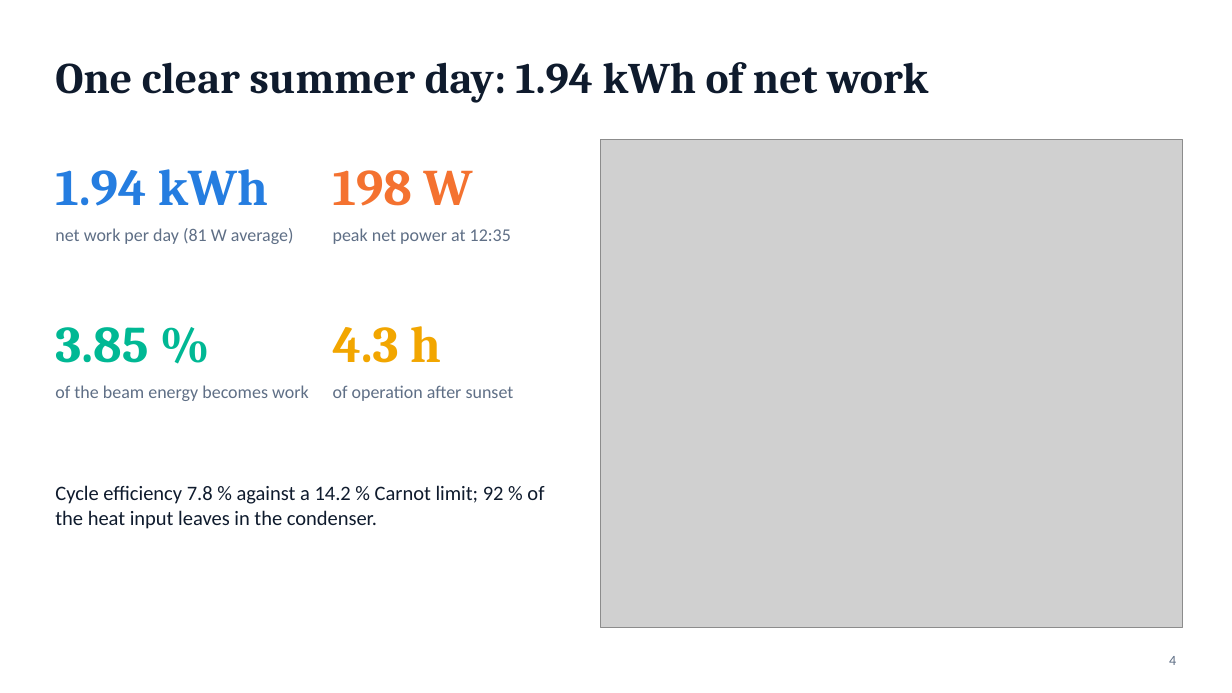
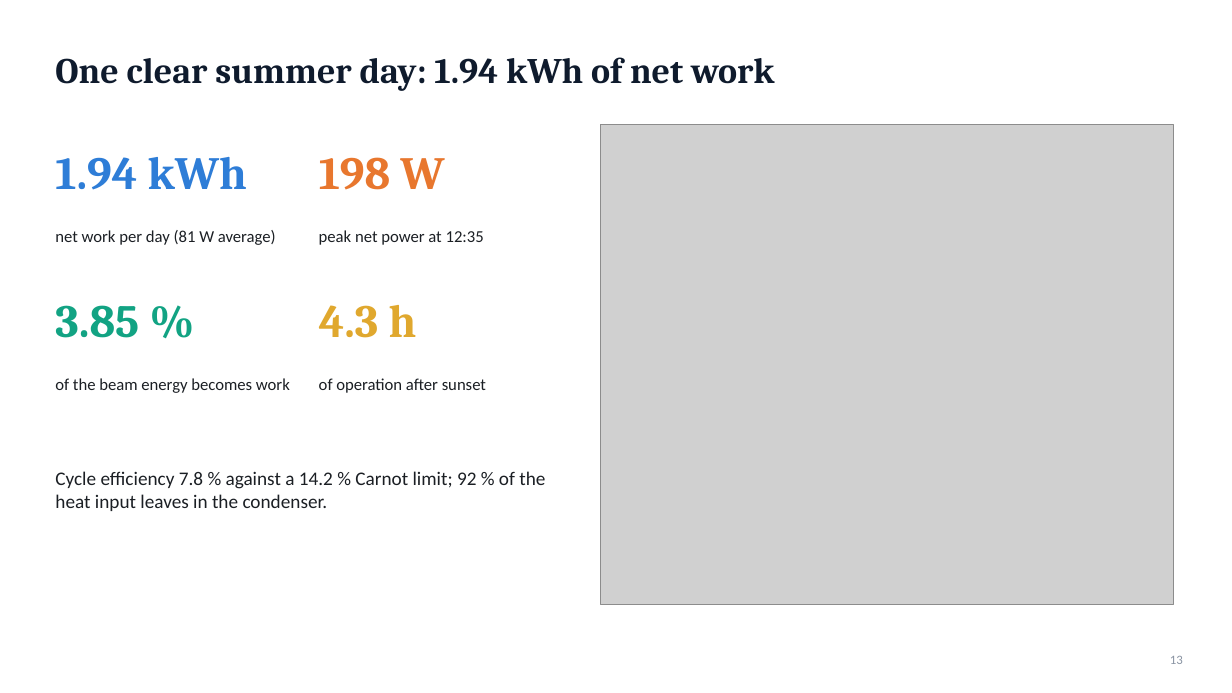
Before and after one commit to markwusc/301finalproject, a slide deck: slide 13 of presentation/Solar_Rankine_Lab_Presentation.pptx (slide 4 before the commit). Drawn at 1232x693 pixels with LibreOffice and Linux fonts; fonts in the diff are those of the drawing; grey boxes stand for pictures. Boxes give left, top, right and bottom in pixels: in the first picture for what was removed or moved away, otherwise in the second. Text is boxed around its words. In the diff, an @@ line names an element or a change of style, - is before the commit and + after.

```diff
--- a/presentation/Solar_Rankine_Lab_Presentation.pptx
+++ b/presentation/Solar_Rankine_Lab_Presentation.pptx
@@ title "One clear summer day: 1.94 ..." at bbox=[55, 57, 774, 91]: size 34 to 28 pt @@
@@ text "1.94 kWh": place and size @@
-text "1.94 kWh" at bbox=[55, 169, 268, 206]
+text "1.94 kWh" at bbox=[55, 157, 247, 190]
@@ text "1.94 kWh" at bbox=[55, 157, 247, 190]: size 40 to 36 pt, text colour #257DE0 to #2E7DD7 @@
@@ text "198 W": place and size @@
-text "198 W" at bbox=[333, 170, 472, 206]
+text "198 W" at bbox=[319, 157, 444, 190]
@@ text "198 W" at bbox=[319, 157, 444, 190]: size 40 to 36 pt, text colour #F47230 to #E8772E @@
@@ picture: place and size @@
-picture at bbox=[601, 140, 1183, 628]
+picture at bbox=[601, 125, 1174, 604]
@@ text "peak net power at 12:35": place and size @@
-text "peak net power at 12:35" at bbox=[333, 228, 511, 244]
+text "peak net power at 12:35" at bbox=[319, 230, 484, 245]
@@ text "3.85 %": place and size @@
-text "3.85 %" at bbox=[55, 327, 148, 363]
+text "3.85 %" at bbox=[55, 305, 139, 338]
@@ text "3.85 %" at bbox=[55, 305, 139, 338]: size 40 to 36 pt, text colour #00B894 to #12A383 @@
@@ text "4.3 h": place and size @@
-text "4.3 h" at bbox=[333, 326, 441, 363]
+text "4.3 h" at bbox=[319, 305, 417, 338]
@@ text "4.3 h" at bbox=[319, 305, 417, 338]: size 40 to 36 pt, text colour #F2A600 to #E0A82E @@
@@ size 14 to 13 pt, text colour #5F6F86 to #1B1F24; vertical alignment top to middle in 4 elements at bbox=[319, 230, 484, 245], bbox=[319, 378, 486, 393], bbox=[55, 230, 276, 245], bbox=[55, 378, 290, 393] @@
@@ text "of the beam energy becomes ...": place and size @@
-text "of the beam energy becomes ..." at bbox=[55, 385, 309, 401]
+text "of the beam energy becomes ..." at bbox=[55, 378, 290, 393]
@@ text "of operation after sunset": place and size @@
-text "of operation after sunset" at bbox=[333, 385, 514, 401]
+text "of operation after sunset" at bbox=[319, 378, 486, 393]
@@ text "Cycle efficiency 7.8 % against ...": place and size @@
-text "Cycle efficiency 7.8 % against ..." at bbox=[55, 485, 544, 529]
+text "Cycle efficiency 7.8 % against ..." at bbox=[55, 471, 545, 511]
@@ text "Cycle efficiency 7.8 % against ..." at bbox=[55, 471, 545, 511]: size 16 to 15 pt, text colour #0F1B2D to #1B1F24; vertical alignment top to middle @@
@@ page number removed at bbox=[1169, 656, 1176, 665] @@
-4
@@ page number added at bbox=[1170, 656, 1183, 664], 10 pt, text #8A94A3 @@
+13
```
Also in this commit, not shown: 6 other slides changed, 13 slides added, 6 slides removed, 1 other file.
